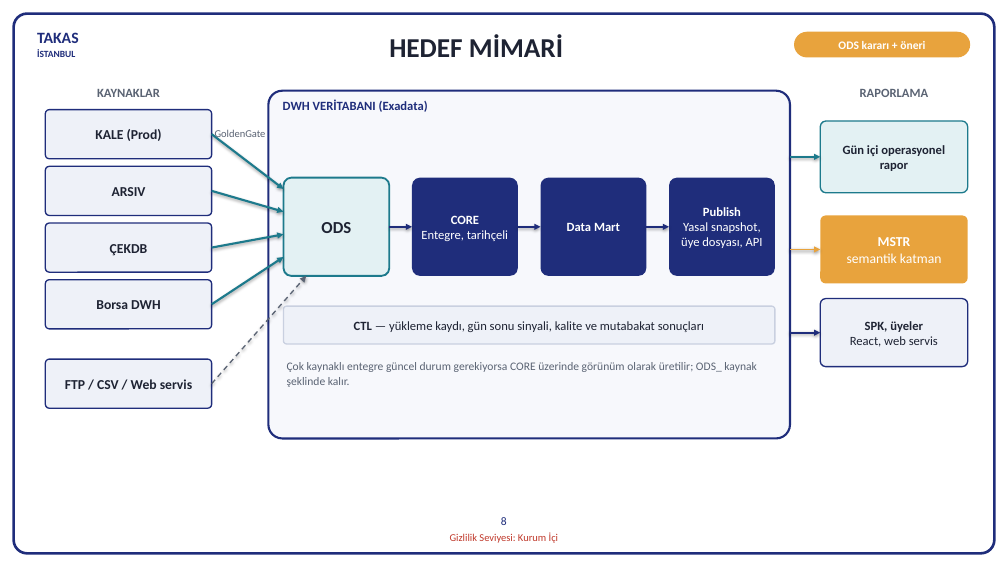
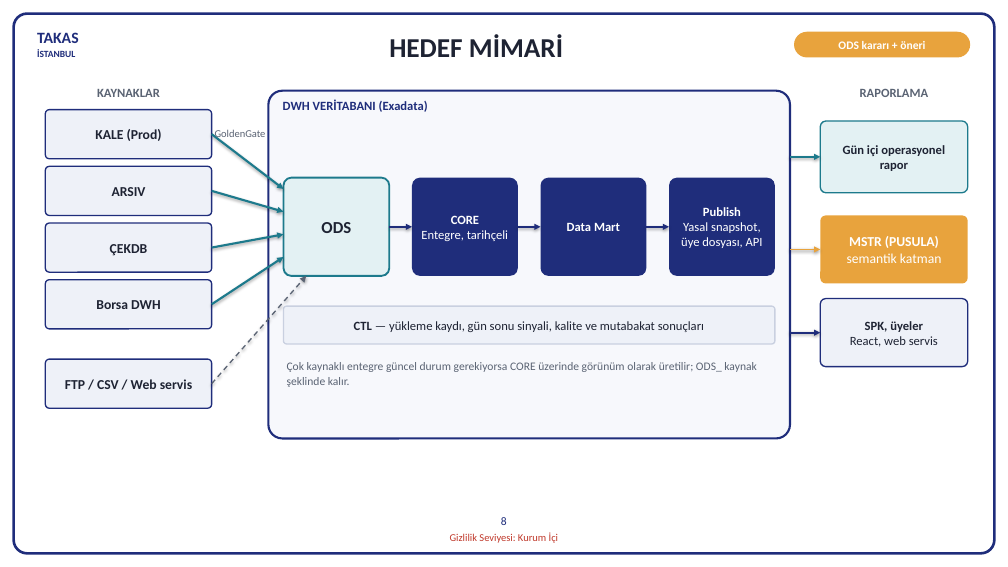
Before and after one commit to hanifidemirel0/Cursor-Projects, a slide deck: slide 8 of outputs/dwh-sunum-kasim-2026/5 - DWHSunum_Kasim2026.pptx. Drawn at 1008x567 pixels with LibreOffice and Linux fonts; fonts in the diff are those of the drawing. Boxes give left, top, right and bottom in pixels: in the first picture for what was removed or moved away, otherwise in the second. Text is boxed around its words. In the diff, an @@ line names an element or a change of style, - is before the commit and + after.

```diff
--- a/outputs/dwh-sunum-kasim-2026/5 - DWHSunum_Kasim2026.pptx
+++ b/outputs/dwh-sunum-kasim-2026/5 - DWHSunum_Kasim2026.pptx
@@ text in rounded rectangle at (849,236,939,248): text changed @@
-MSTR
+MSTR (PUSULA)
```
Also in this commit, not shown: 2 other files.
